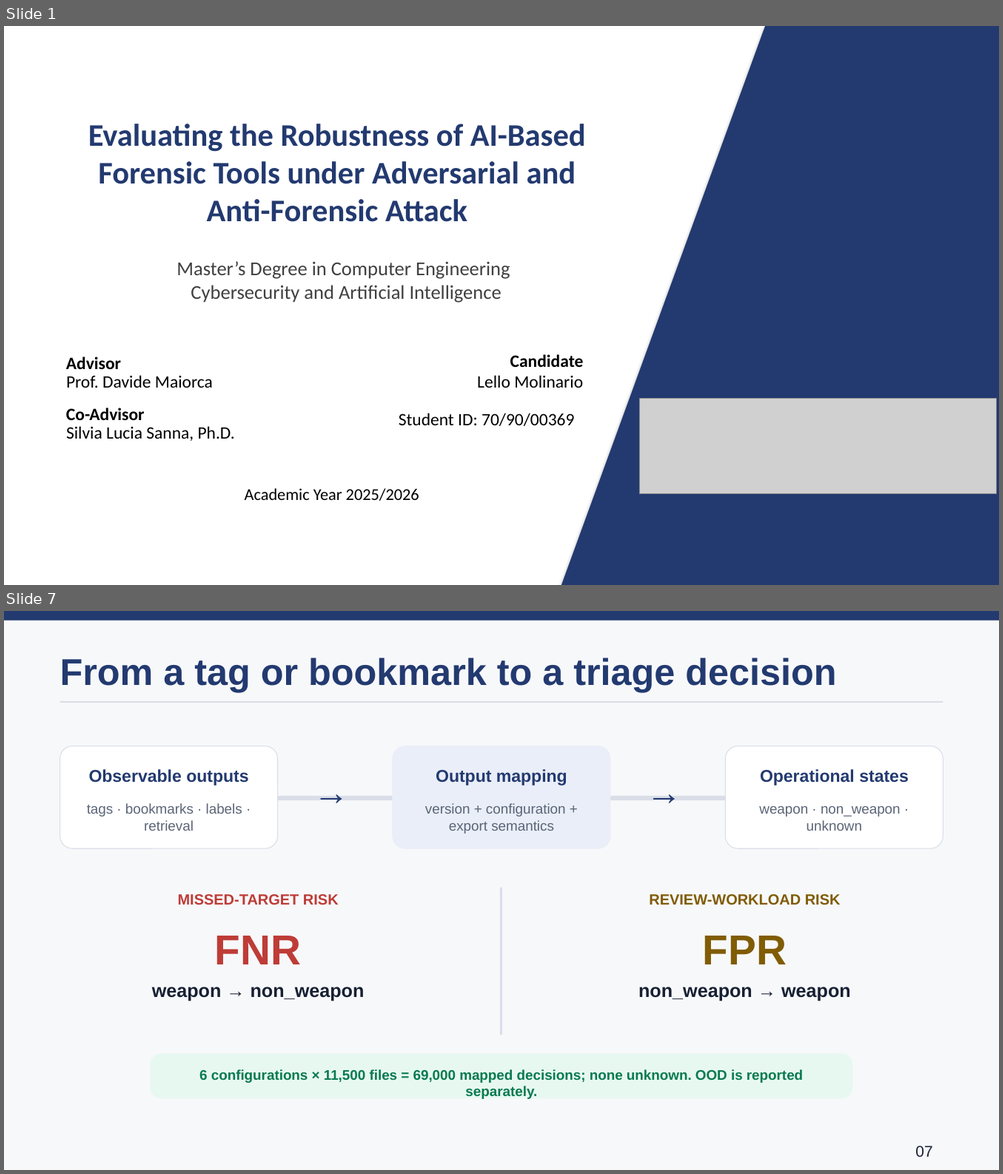
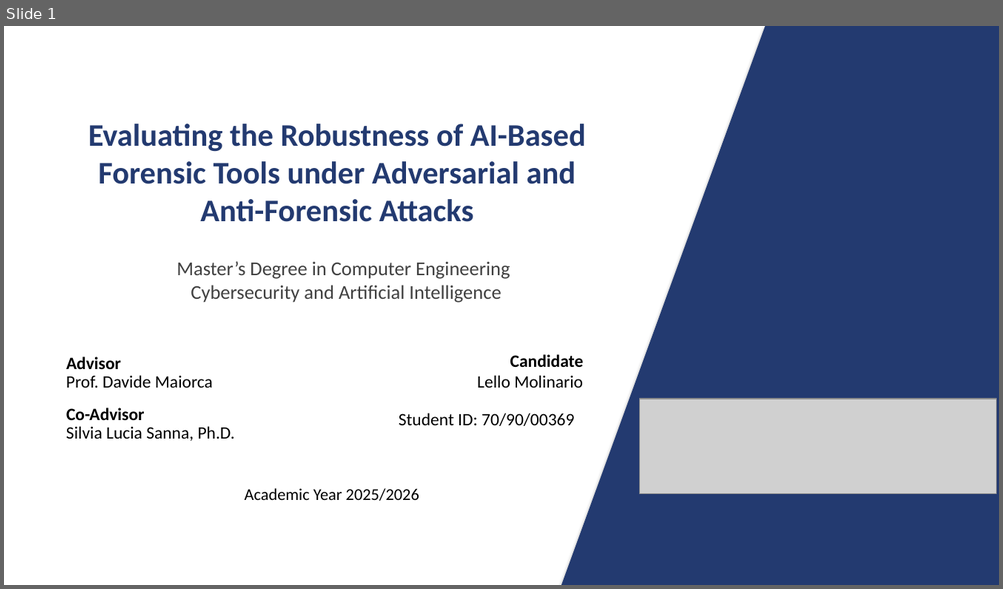
Before and after one commit to lmolinario/Molinario_Thesis_Defense_2026, a slide deck: Molinario_Thesis_Defense_2026.pptx. Shown one above the other, each under a label of ours: slides 1 and 7 before the commit, slide 1 after it; the slides between them are not shown. The pictures are 1003x1174 and 1003x589 pixels, drawn with LibreOffice and Linux fonts; fonts in the diff are those of the drawing; grey boxes stand for pictures. Boxes give left, top, right and bottom in pixels: in the first picture for what was removed or moved away, otherwise in the second. Text is boxed around its words. In the diff, an @@ line names an element or a change of style, - is before the commit and + after.

```diff
--- a/Molinario_Thesis_Defense_2026.pptx
+++ b/Molinario_Thesis_Defense_2026.pptx
@@ slide 7 removed at (4, 611, 999, 1170), background #F7F8FA @@
@@ rectangle removed at (4, 611, 999, 620) @@
@@ text removed at (60, 658, 836, 692) @@
-From a tag or bookmark to a triage decision
@@ rectangle removed at (60, 701, 942, 703) @@
@@ rounded rectangle removed at (60, 746, 278, 849) @@
@@ rounded rectangle removed at (392, 746, 611, 849) @@
@@ rounded rectangle removed at (726, 746, 943, 849) @@
@@ text removed at (89, 769, 248, 786) @@
-Observable outputs
@@ text removed at (297, 770, 366, 813) @@
-→
@@ text removed at (435, 769, 567, 786) @@
-Output mapping
@@ text removed at (630, 770, 699, 813) @@
-→
@@ text removed at (760, 769, 908, 786) @@
-Operational states
@@ text removed at (87, 803, 242, 831) @@
-tags · bookmarks · labels · retrieval
@@ rectangle removed at (146, 796, 857, 800) @@
@@ text removed at (425, 803, 566, 834) @@
-version + configuration + export semantics
@@ text removed at (759, 806, 900, 831) @@
-weapon · non_weapon · unknown
@@ text removed at (178, 894, 338, 905) @@
-MISSED-TARGET RISK
@@ rectangle removed at (500, 888, 503, 1036) @@
@@ text removed at (649, 894, 840, 906) @@
-REVIEW-WORKLOAD RISK
@@ text removed at (215, 936, 301, 965) @@
-FNR
@@ text removed at (703, 936, 786, 965) @@
-FPR
@@ text removed at (152, 987, 364, 1002) @@
-weapon → non_weapon
@@ text removed at (638, 987, 851, 1002) @@
-non_weapon → weapon
@@ rounded rectangle removed at (151, 1054, 853, 1099) @@
@@ text removed at (199, 1070, 802, 1083) @@
-6 configurations × 11,500 files = 69,000 mapped decisions; none unknown. OOD is reported separately.
@@ text removed at (915, 1146, 932, 1157) @@
-07
@@ slide 1 changed as well @@
@@ text at (200, 199, 474, 222): text changed @@
-Anti-Forensic Attack
+Anti-Forensic Attacks
```
Also in this commit, not shown: 1 other slide changed, 18 slides added, 22 other slides removed, 2 other files.
